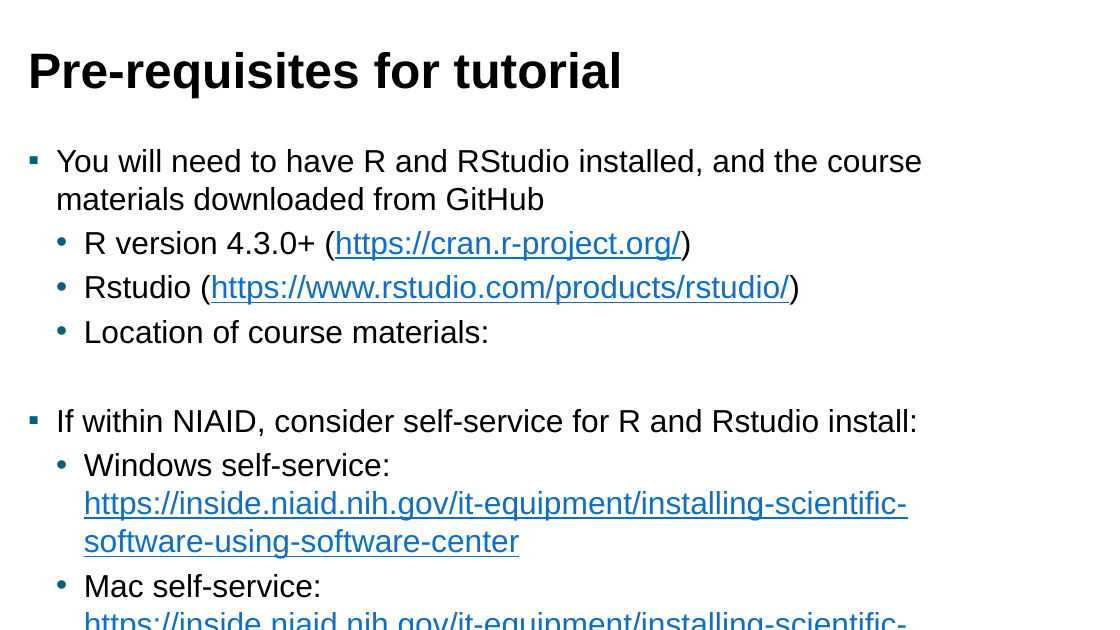
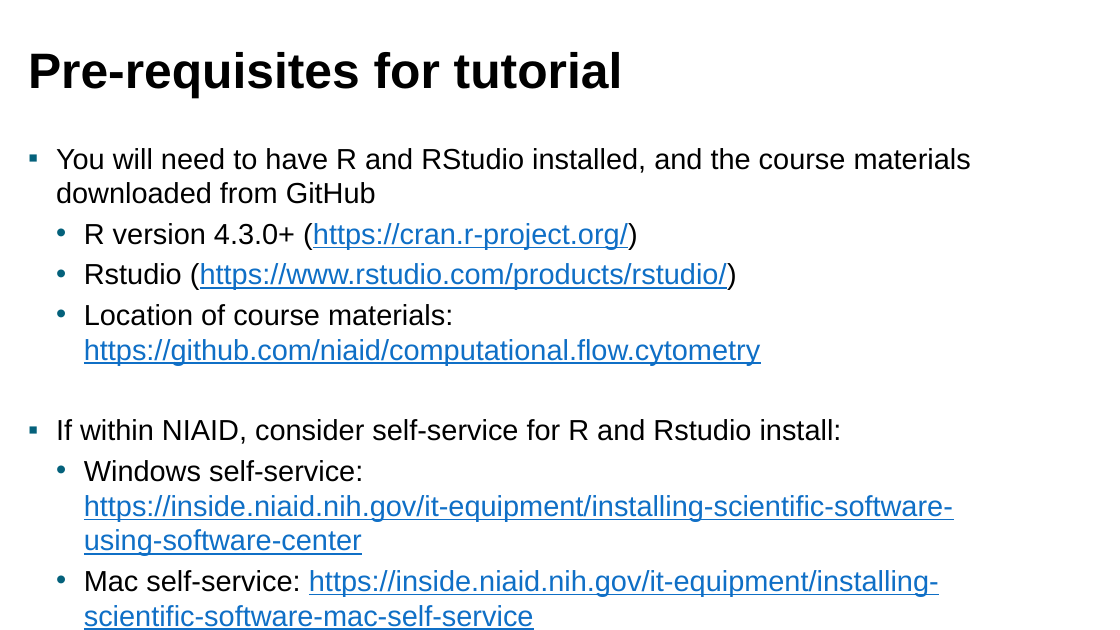
Before and after one commit to niaid/computational.flow.cytometry, a slide deck: slide 14 of Introduction to Computational Flow Cytometry in R.pptx. Drawn at 1120x630 pixels with LibreOffice and Linux fonts; fonts in the diff are those of the drawing; background and template pictures are left out. Boxes give left, top, right and bottom in pixels: in the first picture for what was removed or moved away, otherwise in the second. Text is boxed around its words. In the diff, an @@ line names an element or a change of style, - is before the commit and + after.

Commit message:
Fix missing link on slide

```diff
--- a/Introduction to Computational Flow Cytometry in R.pptx
+++ b/Introduction to Computational Flow Cytometry in R.pptx
@@ text at (56, 148, 971, 630): size 20.4 to 18.6 pt in "You will need to have R and ...", "R version 4.3.0+ (https://cran.r-project.org/)", "Rstudio (https://www.rstudio.com/products/rstudio/)", "If within NIAID, consider self-service for R ..." and 2 more places @@
@@ text at (84, 304, 760, 365): text changed; size 20.4 to 18.6 pt; text colour #000000 to #0F6FC6 @@
-  • Location of course materials:
+  • Location of course materials: https://github.com/niaid/computational.flow.cytometry
```
